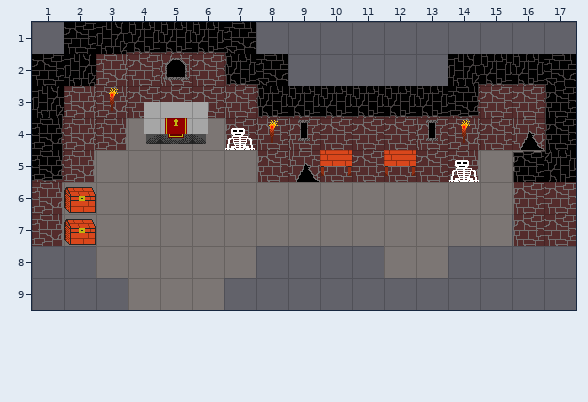
Tiled map: thegamerpg/Assets/Maps/temple.tmx. Above is the file before it was changed.
Cells are 32x32 px. Shown: x 1..17, y 1..9. The old version is drawn lined up with the new one.
And afterwards:
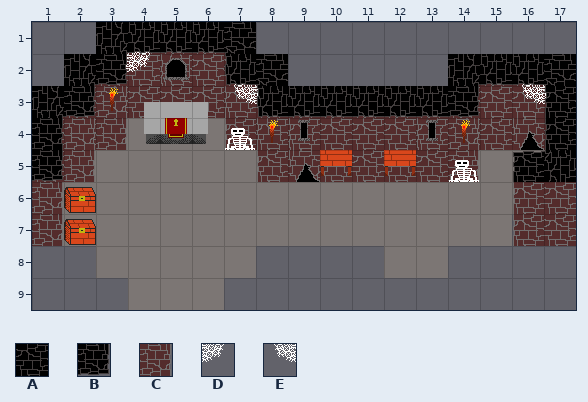
Key: from "Stonework3": A 0, B 9, C 42; from "webs": D 0, E 1.
_ is an empty cell.
The edit:
map size 40x40 -> 19x12 cells (old content now starts at -8,-9; both pictures use the new coordinates)
Layer "Objects":
y 2: x 3 _ -> E
Layer "Wall":
y 1: x 2 A -> _
y 2: x 1 A -> _; x 3 C -> B
y 3: x 2 C -> B
Layer "Wall Objects":
y 2: x 4 _ -> D
y 3: x 7 _ -> E; x 16 _ -> E
Pixel boxes of the changes (left, top, right, bottom) in both pictures:
changed: (32, 22, 150, 118)
added: (234, 86, 256, 104)
added: (522, 86, 544, 104)
